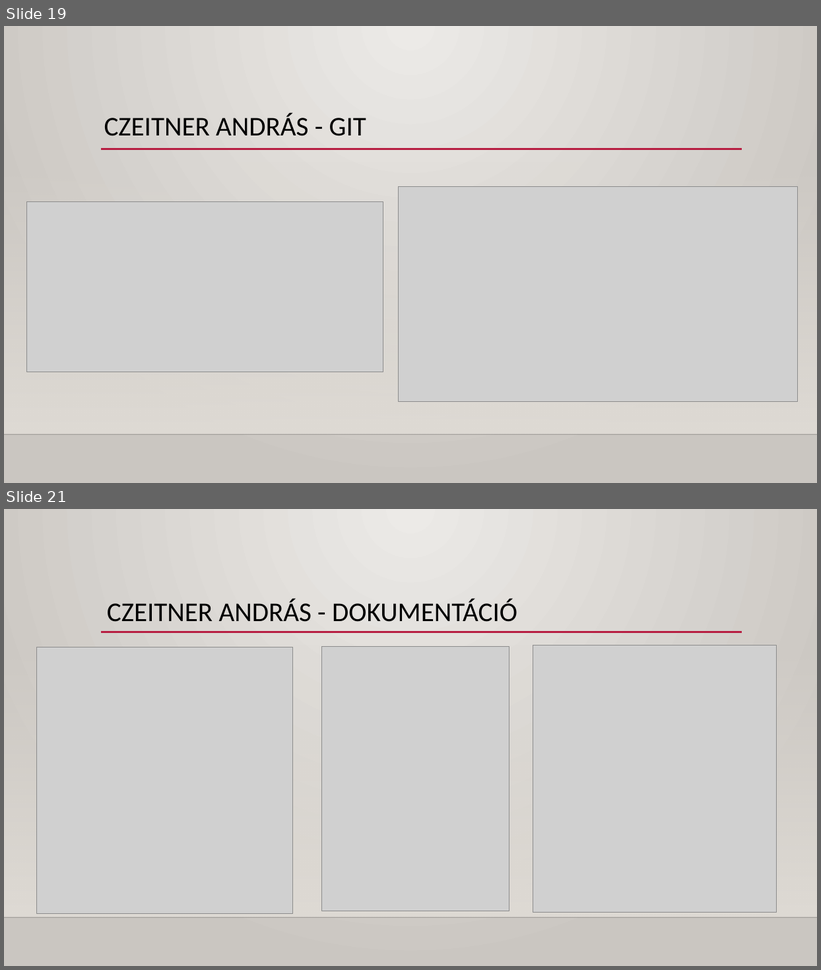
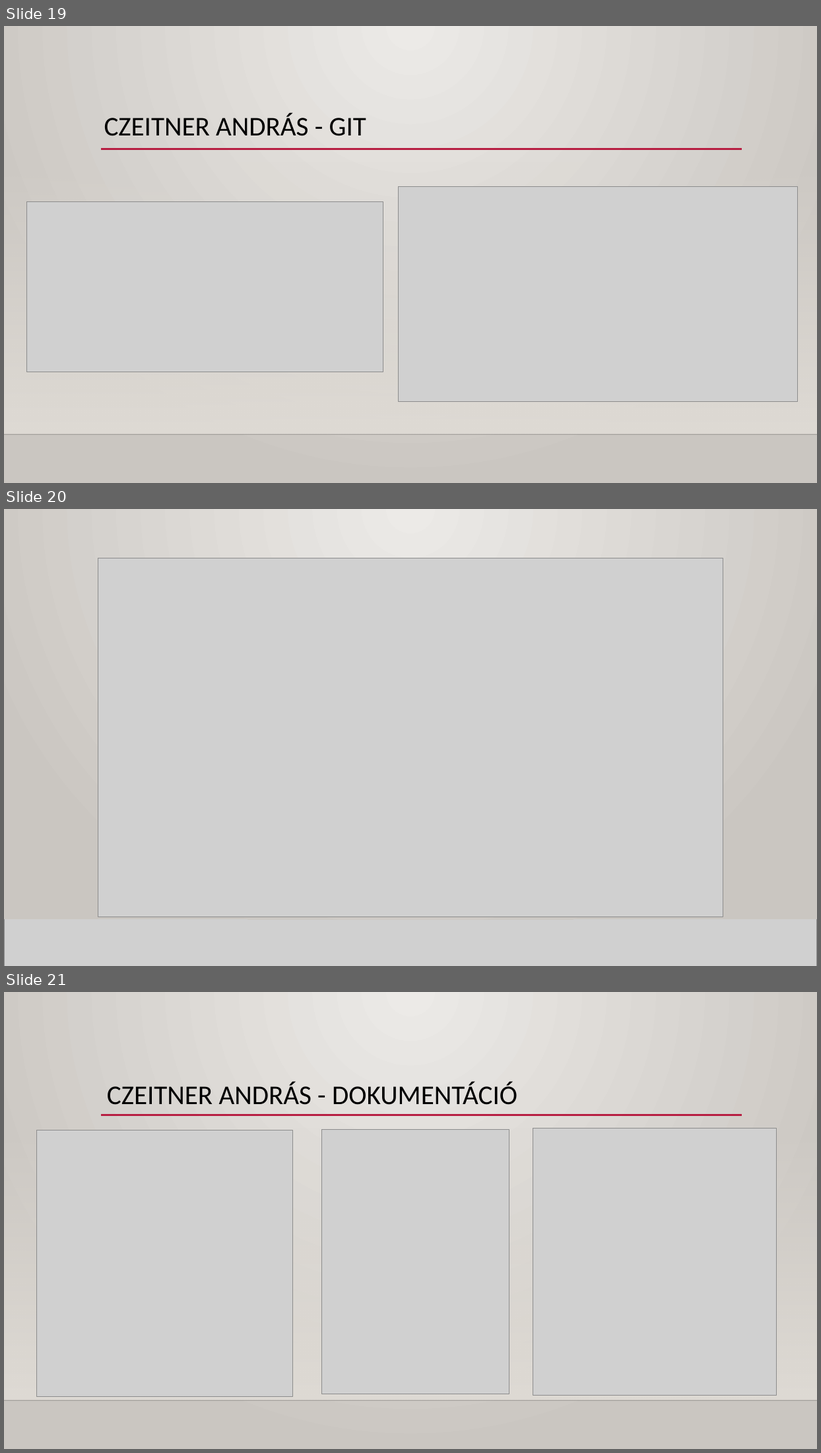
Before and after one commit to Dlevy004/kanban-webapp, a slide deck: Kanban webapp - Buborék együttes.pptx. Shown one above the other, each under a label of ours: slides 19 and 21 before the commit, slides 19, 20 and 21 after it; the slides between them are not shown. The pictures are 821x970 and 821x1453 pixels, drawn with LibreOffice and Linux fonts; fonts in the diff are those of the drawing; grey boxes stand for pictures; background and template pictures are left out. Boxes give left, top, right and bottom in pixels: in the first picture for what was removed or moved away, otherwise in the second. Text is boxed around its words. In the diff, an @@ line names an element or a change of style, - is before the commit and + after.

```diff
--- a/Kanban webapp - Buborék együttes.pptx
+++ b/Kanban webapp - Buborék együttes.pptx
@@ slide 20 added at (4,509,817,966), background gradient #ECEAE7 to #CAC7C1; not listed: 3 template elements that a slide beside it also shows @@
@@ rectangle added at (4,509,817,920), fill gradient #ECEAE7 to #CAC7C1 @@
@@ picture added at (98,559,723,918) @@
@@ rectangle added at (4,644,817,918), fill gradient #DFDBD5 @@
@@ picture added at (4,918,817,966) @@
@@ line added from (4, 918) to (817, 918), #000001 1 pt @@
```
Also in this commit, not shown: 2 slides changed, 1 slide removed.
